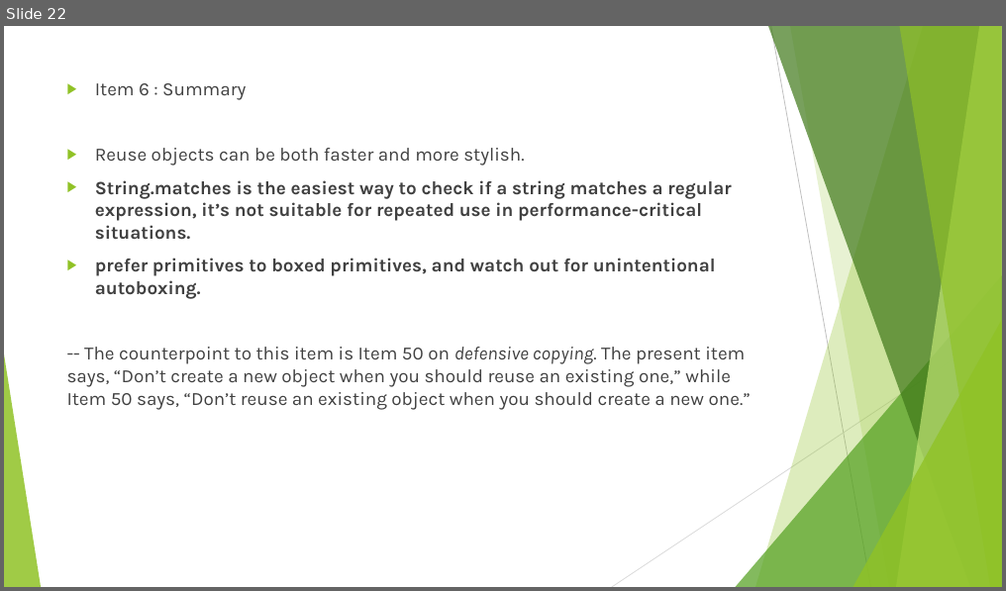
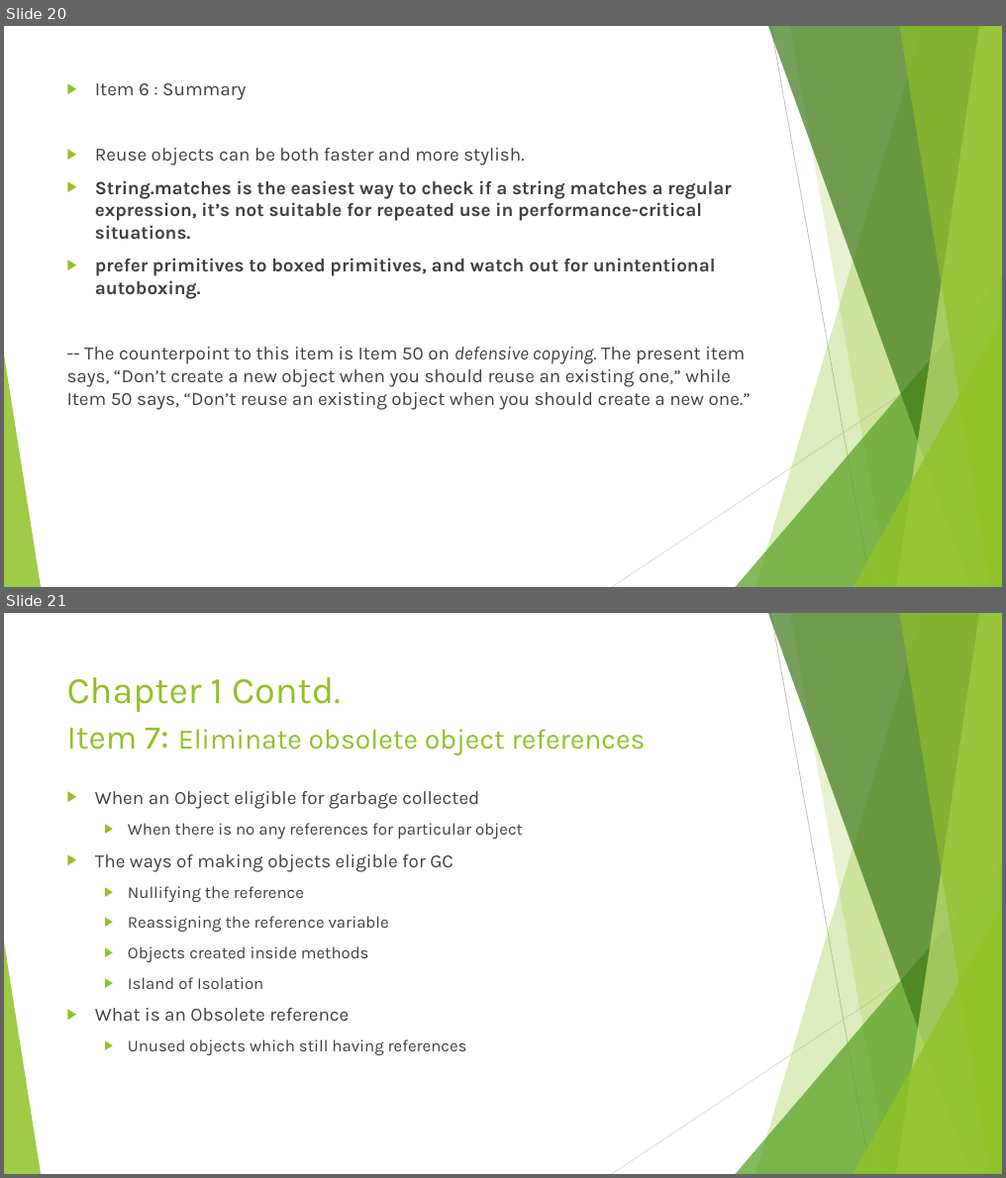
Before and after one commit to chinthanabt/EffectiveJava, a slide deck: EffectiveJava.pptx. Shown one above the other, each under a label of ours: slide 22 before the commit, slides 20 and 21 after it. The pictures are 1006x591 and 1006x1178 pixels, drawn with LibreOffice and Linux fonts; fonts in the diff are those of the drawing. Boxes give left, top, right and bottom in pixels: in the first picture for what was removed or moved away, otherwise in the second. Text is boxed around its words. In the diff, an @@ line names an element or a change of style, - is before the commit and + after.

```diff
--- a/EffectiveJava.pptx
+++ b/EffectiveJava.pptx
@@ slide 21 added at (4, 613, 1002, 1174), background #FFFFFF; not listed: 10 template elements that a slide beside it also shows @@
@@ title added at (67, 677, 646, 756), 27 pt, text #90C226 @@
+Chapter 1 Contd.
+Item 7: Eliminate obsolete object references
@@ text added at (95, 791, 523, 1056), 16 pt, text #404040 @@
+▶ When an Object eligible for garbage collected
+  ▶ When there is no any references for particular object
+▶ The ways of making objects eligible for GC
+  ▶ Nullifying the reference
+  ▶ Reassigning the reference variable
+  ▶ Objects created inside methods
+  ▶ Island of Isolation
+▶ What is an Obsolete reference
+  ▶ Unused objects which still having references
@@ what was slide 22 is now slide 20 @@
```
Also in this commit, not shown: 3 slides changed, 2 other slides added, 2 slides removed, 8 other files.
